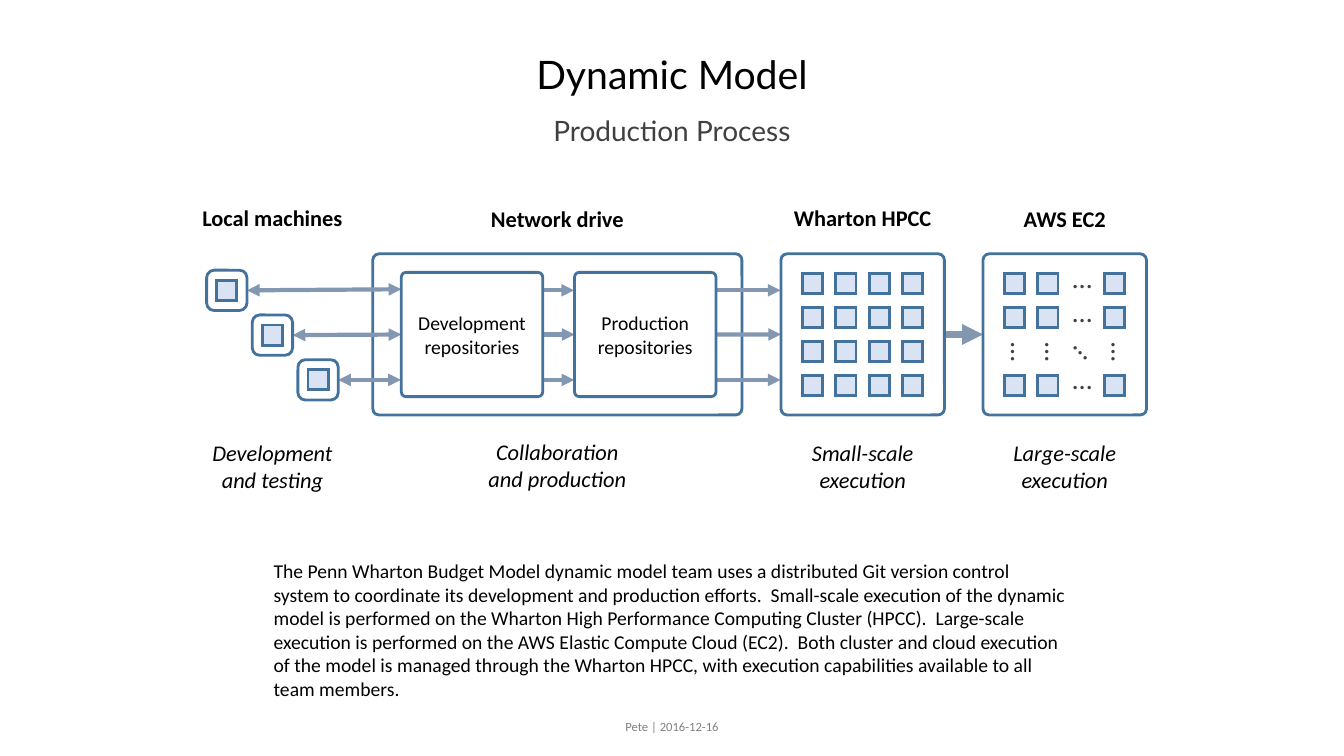
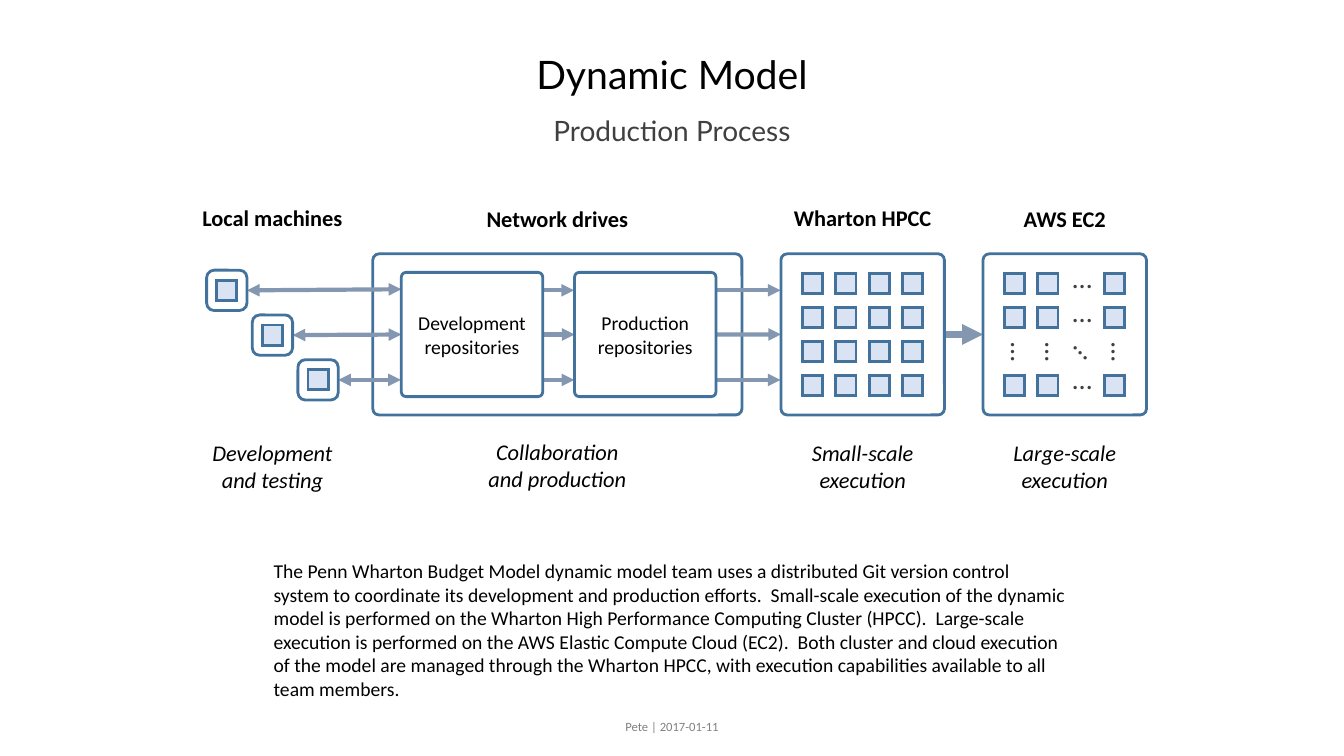
Before and after one commit to PennWhartonBudgetModel/Py-Dynamic-OLG, a slide deck: slide 1 of Documentation/ProductionProcess.pptx. Drawn at 1344x756 pixels with LibreOffice and Linux fonts; fonts in the diff are those of the drawing. Boxes give left, top, right and bottom in pixels: in the first picture for what was removed or moved away, otherwise in the second. Text is boxed around its words. In the diff, an @@ line names an element or a change of style, - is before the commit and + after.

Commit message:
Updated ProductionProcess documentation slightly.

```diff
--- a/Documentation/ProductionProcess.pptx
+++ b/Documentation/ProductionProcess.pptx
@@ text at box(487, 211, 628, 227): text changed @@
-Network drive
+Network drives
@@ text at box(274, 564, 1064, 696): text changed @@
-The Penn Wharton Budget Model dynamic model team uses a distributed Git version control system to coordinate its development and production efforts. Small-scale execution of the dynamic model is performed on the Wharton High Performance Computing Cluster (HPCC). Large-scale execution is performed on the AWS Elastic Compute Cloud (EC2). Both cluster and cloud execution of the model is managed through the Wharton HPCC, with execution capabilities available to all team members.
+The Penn Wharton Budget Model dynamic model team uses a distributed Git version control system to coordinate its development and production efforts. Small-scale execution of the dynamic model is performed on the Wharton High Performance Computing Cluster (HPCC). Large-scale execution is performed on the AWS Elastic Compute Cloud (EC2). Both cluster and cloud execution of the model are managed through the Wharton HPCC, with execution capabilities available to all team members.
@@ text at box(625, 723, 719, 731): text changed @@
-Pete | 2016-12-16
+Pete | 2017-01-11
```
